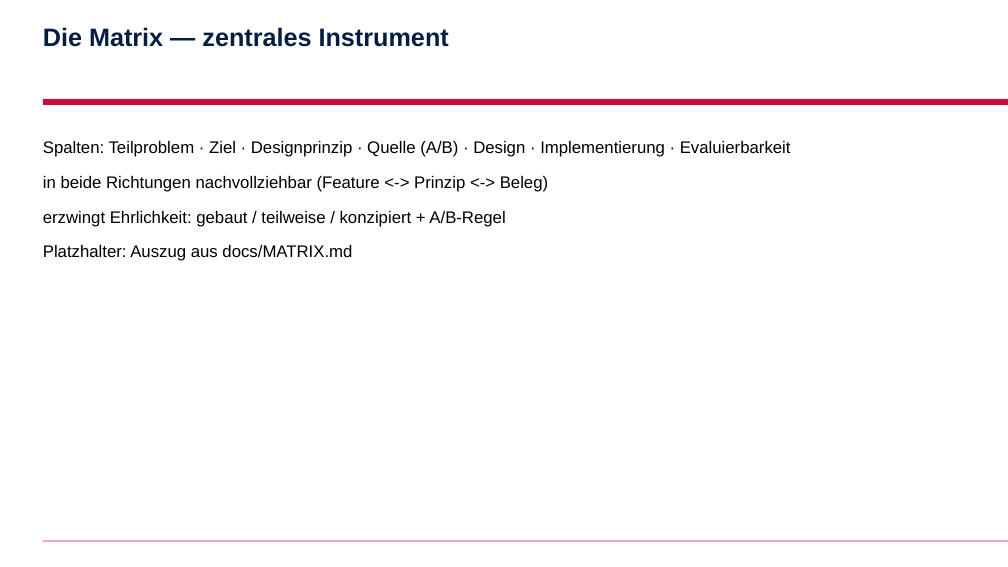
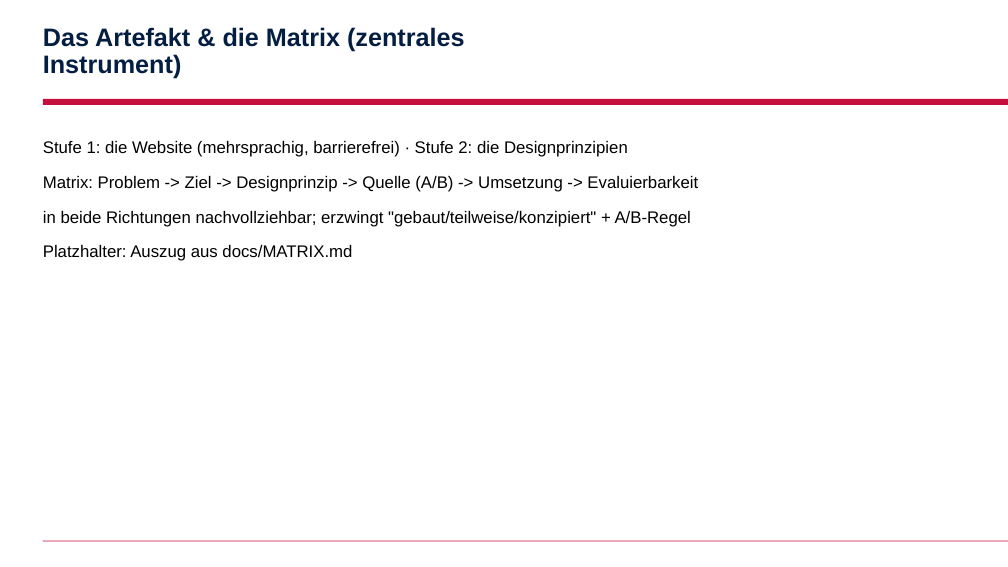
Before and after one commit to AnshulAgrawal7/zoe-sustainability-platform, a slide deck: slide 3 of docs/slides/marieclaire.pptx (slide 5 before the commit). Drawn at 1008x567 pixels with LibreOffice and Linux fonts; fonts in the diff are those of the drawing; background and template pictures are left out. Boxes give left, top, right and bottom in pixels: in the first picture for what was removed or moved away, otherwise in the second. Text is boxed around its words. In the diff, an @@ line names an element or a change of style, - is before the commit and + after.

```diff
--- a/docs/slides/marieclaire.pptx
+++ b/docs/slides/marieclaire.pptx
@@ title at box(43, 27, 465, 79): text changed @@
-Die Matrix — zentrales Instrument
+Das Artefakt & die Matrix (zentrales Instrument)
@@ text at box(43, 141, 698, 227): text changed @@
-Spalten: Teilproblem · Ziel · Designprinzip · Quelle (A/B) · Design · Implementierung · Evaluierbarkeit
-in beide Richtungen nachvollziehbar (Feature <-> Prinzip <-> Beleg)
-erzwingt Ehrlichkeit: gebaut / teilweise / konzipiert + A/B-Regel
+Stufe 1: die Website (mehrsprachig, barrierefrei) · Stufe 2: die Designprinzipien
+Matrix: Problem -> Ziel -> Designprinzip -> Quelle (A/B) -> Umsetzung -> Evaluierbarkeit
+in beide Richtungen nachvollziehbar; erzwingt "gebaut/teilweise/konzipiert" + A/B-Regel
```
Also in this commit, not shown: 5 other slides changed, 3 slides added, 3 slides removed, 8 other files.
